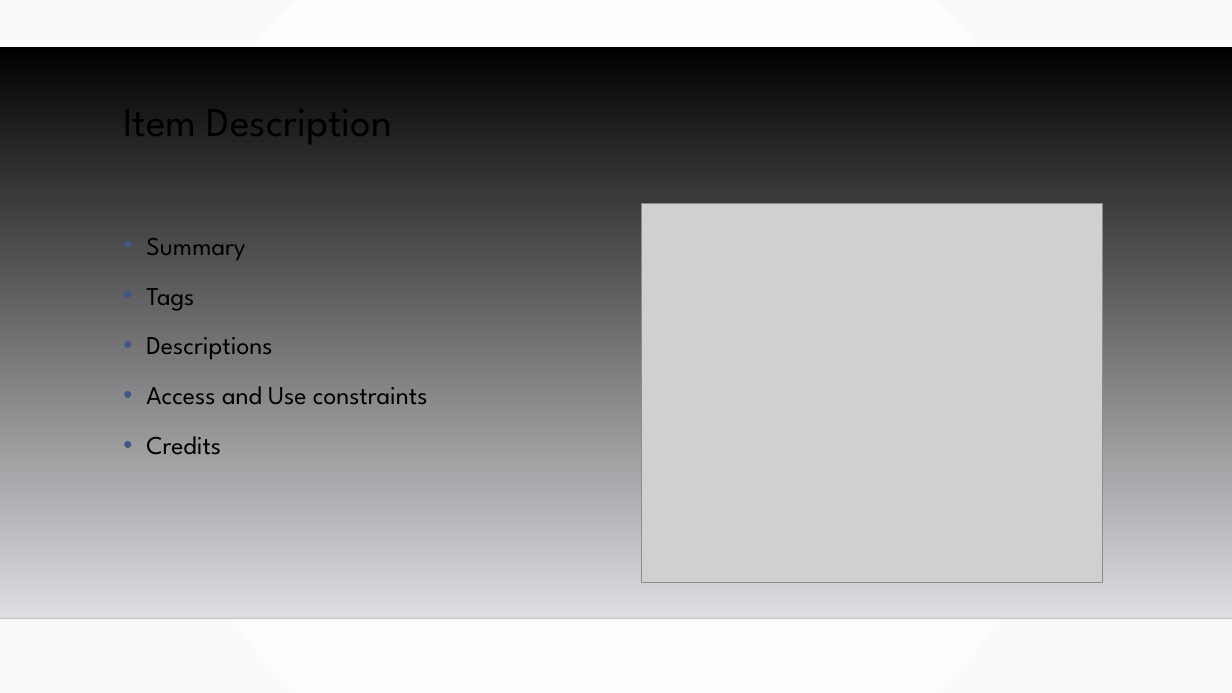
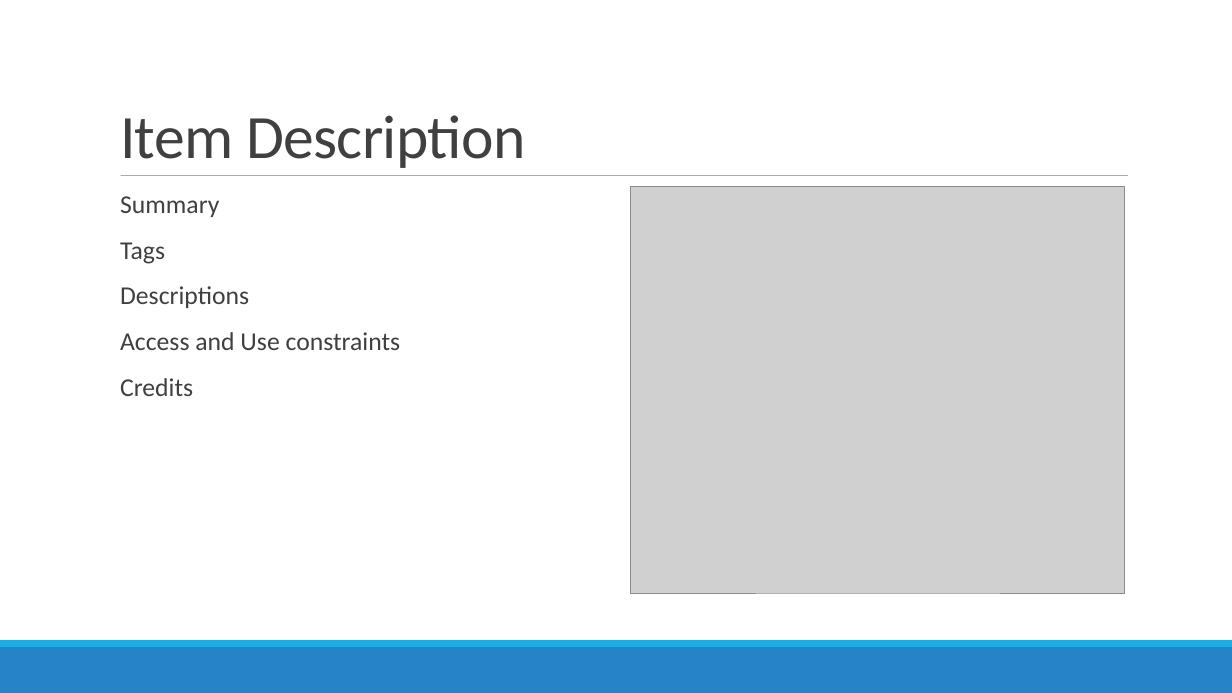
Before and after one commit to MGIS-UMN/GIS5577_week11, a slide deck: slide 17 of Creating_geospatial_services_ArcGIS.odp (slide 19 before the commit). Drawn at 1232x693 pixels with LibreOffice and Linux fonts; fonts in the diff are those of the drawing; grey boxes stand for pictures; background and template pictures are left out. Boxes give left, top, right and bottom in pixels: in the first picture for what was removed or moved away, otherwise in the second. Text is boxed around its words. In the diff, an @@ line names an element or a change of style, - is before the commit and + after.

```diff
--- a/Creating_geospatial_services_ArcGIS.odp
+++ b/Creating_geospatial_services_ArcGIS.odp
@@ background gradient #FFFFFF to #FAFAFA to #FFFFFF @@
@@ title "Item Description": place and size @@
-title "Item Description" at box(124, 90, 392, 151)
+title "Item Description" at box(120, 115, 525, 168)
@@ title "Item Description" at box(120, 115, 525, 168): size 32 to 48 pt, font League Spartan to Calibri, text colour #000000 to #404040, letter spacing 0 to -0.5 pt; line spacing 0.9 to 0.85; vertical alignment top to bottom @@
@@ freeform shape removed at box(0, 47, 1232, 618) @@
@@ line added from (121, 176) to (1128, 176), #7F7F7F 0.51 pt @@
@@ text "Summary": place and size @@
-text "Summary" at box(146, 238, 428, 454)
+text "Summary" at box(120, 196, 401, 396)
@@ text "Summary" at box(120, 196, 401, 396): font League Spartan to Calibri, text colour #000000 to #404040; bullet • to  ; line spacing 1.2 to 0.9; more space between paragraphs; bullet colour #415588 to #1CADE4 @@
@@ picture: place and size @@
-picture at box(641, 204, 1103, 583)
+picture at box(630, 187, 1125, 593)
@@ line removed from (0, 618) to (1232, 618) @@
@@ freeform shape added at box(0, 647, 1232, 693), fill #2683C6 @@
@@ freeform shape added at box(0, 640, 1232, 647), fill #1CADE4 @@
```
Also in this commit, not shown: 36 other slides changed, 1 slide added, 4 slides removed, 2 other files.
